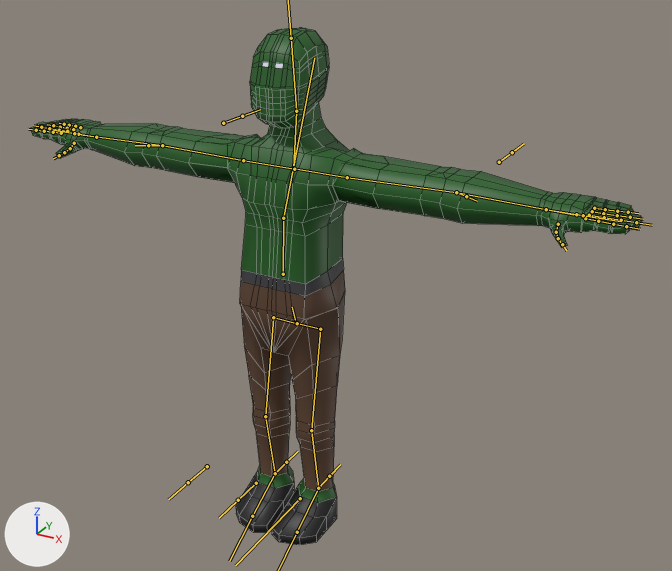
Before and after pictures for a commit that changed the FBX model _others_/Geri/zombi/zombi.attack.jo.fbx.
Both versions are drawn from a 50 mm lens placed at (1.64, -2.69, 2.32), pointed at (0.12, 0.07, 0.94). Every picture has the same lights, and +X, +Y and +Z are marked at lower left. The bones that bend it are drawn over the model as lines. Mesh edges are drawn as thin lines.

Objects in the first picture: 'zombi'.
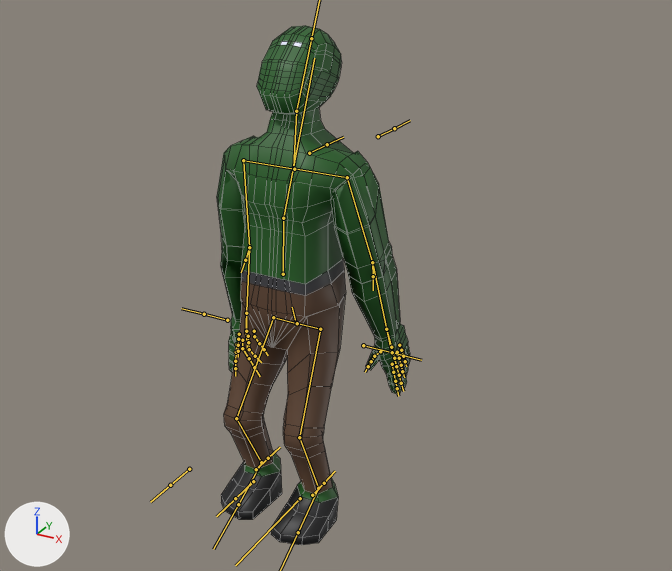
The newer file adds an action. The first version stands in its rest pose; the second is drawn at frame 3 of the action 'attack'.

Diff of the bpy script that builds the scene:
```diff
--- a/_others_/Geri/zombi/zombi.attack.jo.fbx.py
+++ b/_others_/Geri/zombi/zombi.attack.jo.fbx.py
@@ bone_head @@
 bone_head = bpy.data.objects['zombirig'].pose.bones['Head']  # child of 'Neck'
-bone_head.rotation_quaternion = (1.0, 0.0, 0.0, 0.0)  # degrees (0, 0, 0)
+bone_head.rotation_quaternion = (0.963, -0.269, 0.001, -0.002)  # degrees (-31, 0, 0)
@@ bone_bicepsz_l @@
 bone_bicepsz_l = bpy.data.objects['zombirig'].pose.bones['Bicepsz.L']  # child of 'Shoulder.L'
-bone_bicepsz_l.rotation_quaternion = (1.0, 0.0, 0.0, 0.0)  # degrees (0, 0, 0)
+bone_bicepsz_l.rotation_quaternion = (0.734, -0.652, 0.109, 0.155)  # degrees (-82, 21, 5)
@@ bone_bicepsz_r @@
 bone_bicepsz_r = bpy.data.objects['zombirig'].pose.bones['Bicepsz.R']  # child of 'Shoulder.R'
-bone_bicepsz_r.rotation_quaternion = (1.0, 0.0, 0.0, 0.0)  # degrees (0, 0, 0)
+bone_bicepsz_r.rotation_quaternion = (0.755, -0.646, -0.051, -0.104)  # degrees (-81, -12, -5)
@@ bone_kisujj2_r @@
 bone_kisujj2_r = bpy.data.objects['zombirig'].pose.bones['kisujj2.R']  # child of 'kisujj1.R'
-bone_kisujj2_r.rotation_quaternion = (1.0, 0.0, 0.0, 0.0)  # degrees (0, 0, 0)
+bone_kisujj2_r.rotation_quaternion = (0.929, -0.371, 0.0, 0.0)  # degrees (-44, 0, 0)
@@ bone_gyurusujj3_r @@
 bone_gyurusujj3_r = bpy.data.objects['zombirig'].pose.bones['gyurusujj3.R']  # child of 'gyurusujj2.R'
-bone_gyurusujj3_r.rotation_quaternion = (1.0, 0.0, 0.0, 0.0)  # degrees (0, 0, 0)
+bone_gyurusujj3_r.rotation_quaternion = (0.866, -0.499, 0.0, 0.0)  # degrees (-60, 0, 0)
@@ bone_kozepsoujj2_r @@
 bone_kozepsoujj2_r = bpy.data.objects['zombirig'].pose.bones['kozepsoujj2.R']  # child of 'kozepsoujj1.R'
-bone_kozepsoujj2_r.rotation_quaternion = (1.0, 0.0, 0.0, 0.0)  # degrees (0, 0, 0)
+bone_kozepsoujj2_r.rotation_quaternion = (0.932, -0.363, 0.0, 0.0)  # degrees (-43, 0, 0)
@@ bone_comb_l @@
 bone_comb_l = bpy.data.objects['zombirig'].pose.bones['Comb.L']  # child of 'Hip.L'
-bone_comb_l.rotation_quaternion = (1.0, 0.0, 0.0, 0.0)  # degrees (0, 0, 0)
+bone_comb_l.rotation_quaternion = (0.98, -0.191, 0.015, -0.045)  # degrees (-22, 1, -5)
@@ bone_vadli_l @@
 bone_vadli_l = bpy.data.objects['zombirig'].pose.bones['Vadli.L']  # child of 'Comb.L'
-bone_vadli_l.rotation_quaternion = (1.0, 0.0, 0.0, 0.0)  # degrees (0, 0, 0)
+bone_vadli_l.rotation_quaternion = (0.959, 0.282, 0.0, 0.008)  # degrees (33, 0, 1)
@@ bone_foot_l @@
 bone_foot_l = bpy.data.objects['zombirig'].pose.bones['Foot.L']  # child of 'Vadli.L'
-bone_foot_l.rotation_quaternion = (1.0, 0.0, 0.0, 0.0)  # degrees (0, 0, 0)
+bone_foot_l.rotation_quaternion = (0.987, -0.144, -0.076, -0.007)  # degrees (-17, -9, 0)
@@ bone_comb_r @@
 bone_comb_r = bpy.data.objects['zombirig'].pose.bones['Comb.R']  # child of 'Hip.R'
-bone_comb_r.rotation_quaternion = (1.0, 0.0, 0.0, 0.0)  # degrees (0, 0, 0)
+bone_comb_r.rotation_quaternion = (0.977, -0.21, 0.041, 0.027)  # degrees (-24, 5, 2)
@@ bone_vadli_r @@
 bone_vadli_r = bpy.data.objects['zombirig'].pose.bones['Vadli.R']  # child of 'Comb.R'
-bone_vadli_r.rotation_quaternion = (1.0, 0.0, 0.0, 0.0)  # degrees (0, 0, 0)
+bone_vadli_r.rotation_quaternion = (0.937, 0.349, 0.0, -0.01)  # degrees (41, 0, -1)
@@ bone_foot_r @@
 bone_foot_r = bpy.data.objects['zombirig'].pose.bones['Foot.R']  # child of 'Vadli.R'
-bone_foot_r.rotation_quaternion = (1.0, 0.0, 0.0, 0.0)  # degrees (0, 0, 0)
+bone_foot_r.rotation_quaternion = (0.982, -0.183, -0.015, -0.052)  # degrees (-21, -3, -6)
```

What differs and where, as boxes [x1, y1, x2, y2] in the pictures (672 x 571 px):
'zombi', posed (68% narrower)
    before: [31, 27, 642, 545]
    after: [217, 26, 410, 545]
bone 'Head', root to tip
    before: (296, 111) to (291, 38)
    after: (296, 111) to (311, 38)
bone 'Bicepsz.L', root to tip
    before: (347, 177) to (456, 192)
    after: (347, 177) to (372, 262)
bone 'Bicepsz.R', root to tip
    before: (243, 160) to (162, 145)
    after: (243, 160) to (249, 247)
bone 'kisujj2.R', root to tip
    before: (75, 126) to (69, 125)
    after: (254, 336) to (259, 343)
bone 'gyurusujj3.R', root to tip
    before: (60, 127) to (53, 125)
    after: (249, 349) to (255, 356)
bone 'kozepsoujj2.R', root to tip
    before: (59, 130) to (49, 128)
    after: (242, 348) to (249, 358)
bone 'Comb.L', root to tip
    before: (320, 329) to (311, 430)
    after: (320, 329) to (299, 437)
bone 'Vadli.L', root to tip
    before: (311, 430) to (318, 488)
    after: (299, 437) to (318, 488)
bone 'Foot.L', root to tip
    before: (318, 488) to (297, 532)
    after: (318, 488) to (298, 532)
bone 'Comb.R', root to tip
    before: (273, 317) to (265, 416)
    after: (273, 317) to (236, 418)
bone 'Vadli.R', root to tip
    before: (265, 416) to (275, 473)
    after: (236, 418) to (261, 462)
bone 'Foot.R', root to tip
    before: (275, 473) to (252, 516)
    after: (261, 462) to (238, 504)
